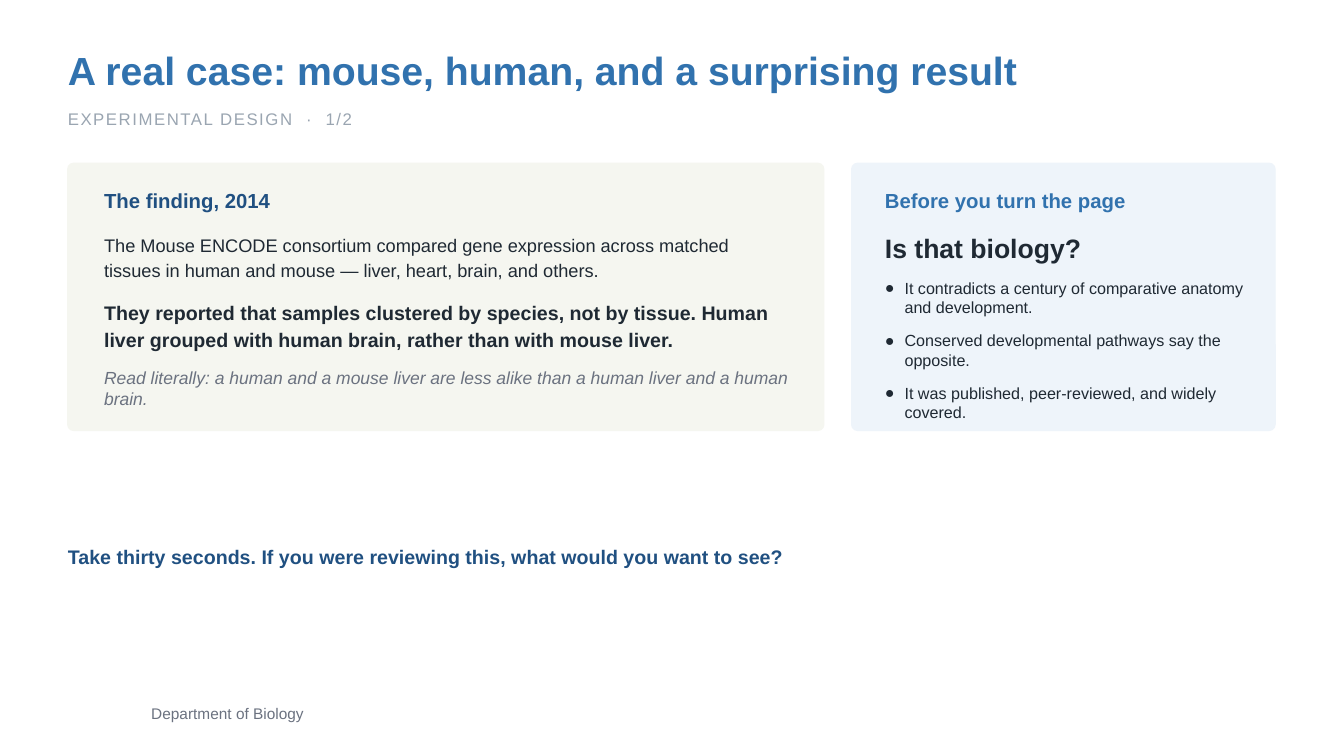
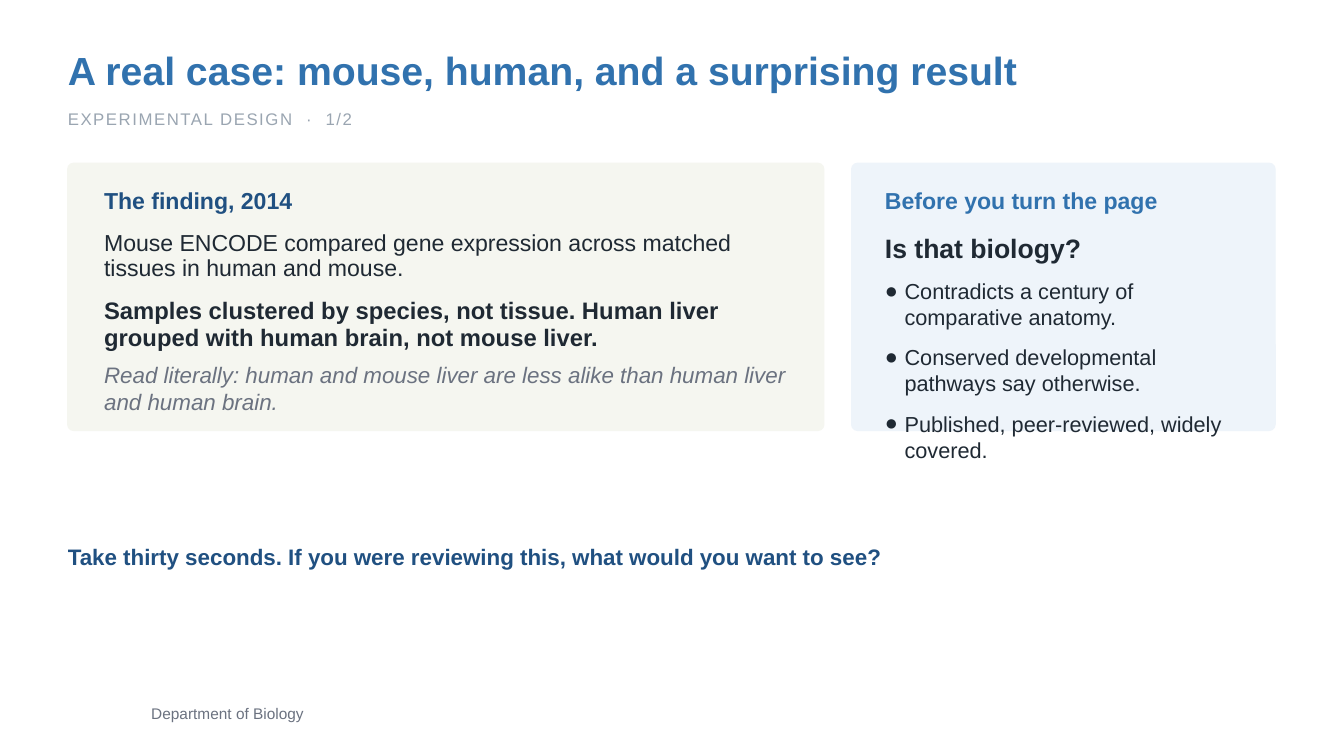
Before and after one commit to zhan4429/TuftsAppliedBioinfo, a slide deck: slide 10 of slides/week-02/Week02_Session1_Sequencing_Design_QC.pptx. Drawn at 1344x756 pixels with LibreOffice and Linux fonts; fonts in the diff are those of the drawing; background and template pictures are left out. Boxes give left, top, right and bottom in pixels: in the first picture for what was removed or moved away, otherwise in the second. Text is boxed around its words. In the diff, an @@ line names an element or a change of style, - is before the commit and + after.

```diff
--- a/slides/week-02/Week02_Session1_Sequencing_Design_QC.pptx
+++ b/slides/week-02/Week02_Session1_Sequencing_Design_QC.pptx
@@ text "The finding, 2014" at bbox=[104, 192, 292, 214]: size 14.5 to 16.5 pt @@
@@ text "Before you turn the page" at bbox=[885, 192, 1158, 214]: size 14.5 to 16.5 pt @@
@@ text at bbox=[104, 234, 731, 277]: text changed; size 13 to 16.5 pt @@
-The Mouse ENCODE consortium compared gene expression across matched tissues in human and mouse — liver, heart, brain, and others.
+Mouse ENCODE compared gene expression across matched tissues in human and mouse.
@@ text at bbox=[905, 283, 1221, 459]: text changed; size 11.5 to 15.5 pt @@
-● It contradicts a century of comparative anatomy and development.
-● Conserved developmental pathways say the opposite.
-● It was published, peer-reviewed, and widely covered.
+● Contradicts a century of comparative anatomy.
+● Conserved developmental pathways say otherwise.
+● Published, peer-reviewed, widely covered.
@@ text at bbox=[104, 301, 718, 351]: text changed; size 14 to 17 pt @@
-They reported that samples clustered by species, not by tissue. Human liver grouped with human brain, rather than with mouse liver.
+Samples clustered by species, not tissue. Human liver grouped with human brain, not mouse liver.
@@ text at bbox=[104, 367, 785, 410]: text changed; size 12.5 to 16 pt @@
-Read literally: a human and a mouse liver are less alike than a human liver and a human brain.
+Read literally: human and mouse liver are less alike than human liver and human brain.
@@ text "Take thirty seconds. If you ..." at bbox=[68, 548, 881, 570]: size 14 to 16 pt @@
```
Also in this commit, not shown: 19 other slides changed, 2 other files.
